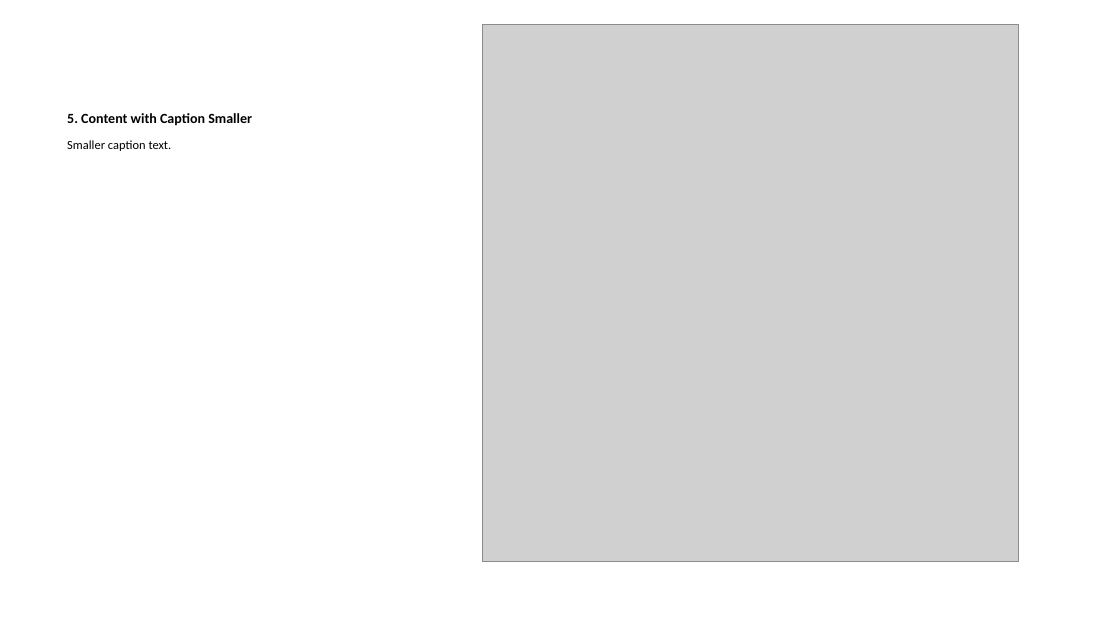
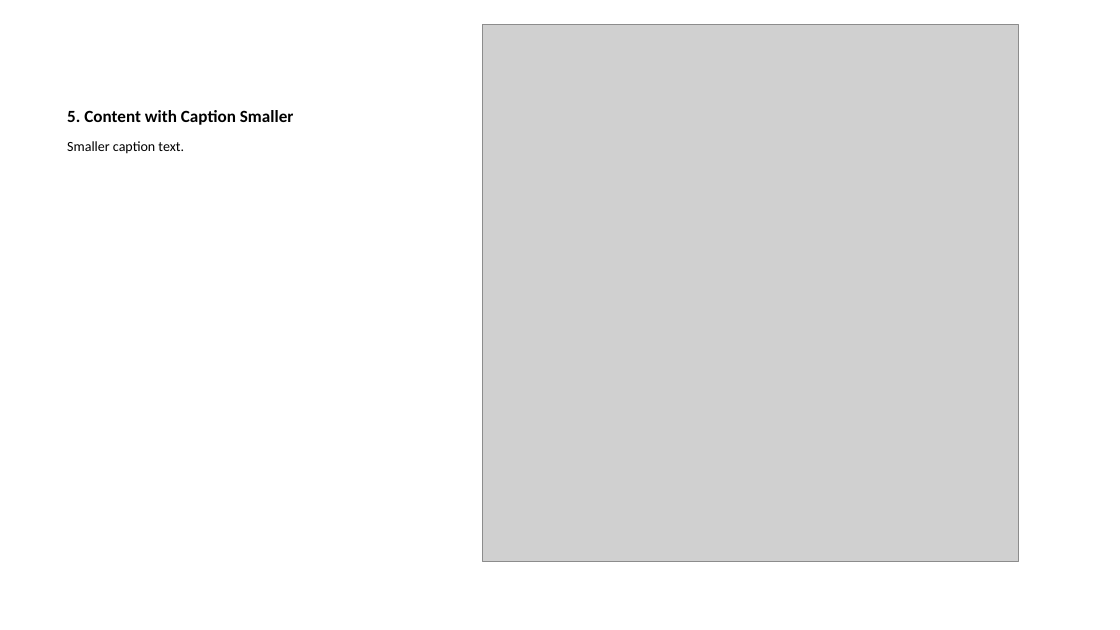
Before and after one commit to David-Rieger/quarto-pptx-layouts, a slide deck: slide 15 of example/example.pptx (slide 24 before the commit). Drawn at 1120x630 pixels with LibreOffice and Linux fonts; fonts in the diff are those of the drawing; grey boxes stand for pictures. Boxes give left, top, right and bottom in pixels: in the first picture for what was removed or moved away, otherwise in the second. Text is boxed around its words. In the diff, an @@ line names an element or a change of style, - is before the commit and + after.

```diff
--- a/example/example.pptx
+++ b/example/example.pptx
@@ title "5. Content with Caption Smaller" at (x1=67, y1=110, x2=294, y2=125): size 9 to 11 pt @@
@@ text "Smaller caption text." at (x1=67, y1=141, x2=184, y2=154): size 8 to 9 pt @@
```
Also in this commit, not shown: 7 other slides changed, 12 slides removed, 5 other files.
